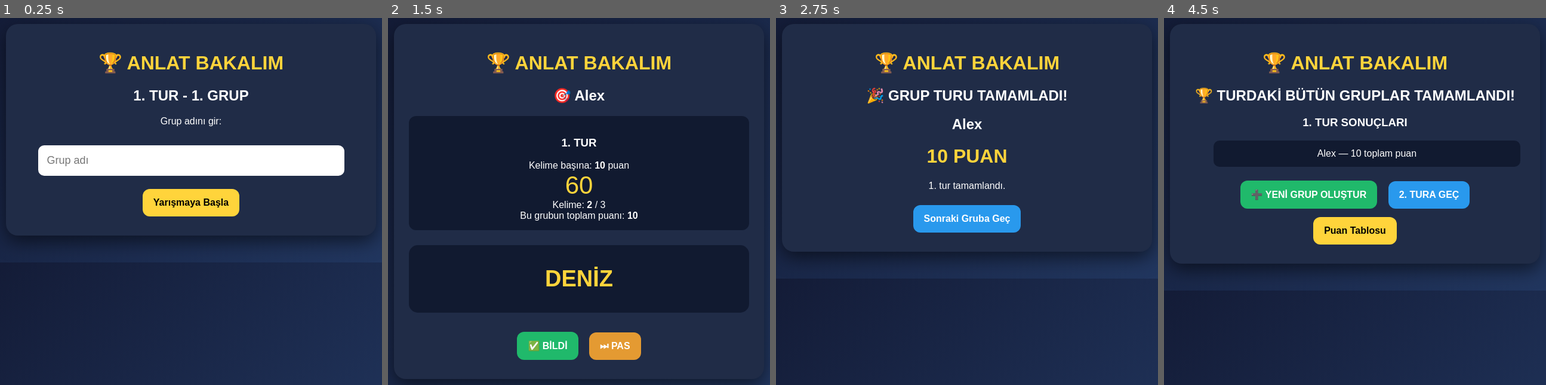
Above: before the commit, frames 1-4 (left to right).
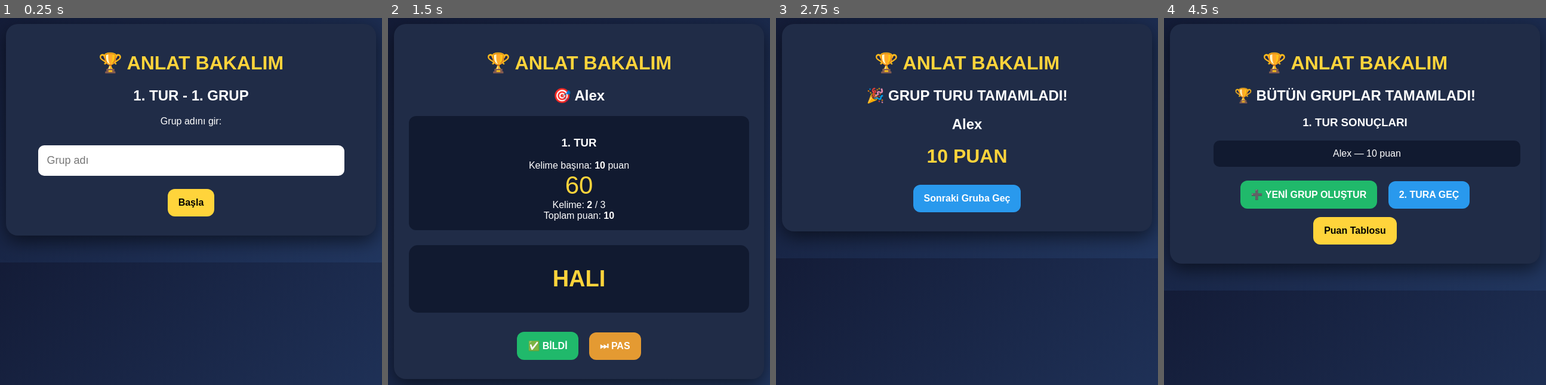
Above: after the commit, the same moments.

Repository: mikailmusabceylan-12/tahmin.oyunu
Page: browser page index.html
The page is run twice, just before and just after one commit, with the same random seed, the same clock (stepped at 60 frames per second) and the same inputs.
Inputs (mouse positions are in pixels of both pictures, inside the frame that each line leads up to):
- Up to frame 1 (0.25 s): no input
- Up to frame 2 (1.5 s): click (579, 161) at 0.27 s; type "Alex" at 0.27 s; click "Yarışmaya Başla" (after the commit: "Başla") at 0.52 s; click "✅ BİLDİ" at 1.27 s
- Up to frame 3 (2.75 s): click "⏭ PAS" at 1.87 s; click "⏭ PAS" at 2.47 s
- Up to frame 4 (4.5 s): click "Sonraki Gruba Geç" at 3.07 s; click "Puan Tablosu" at 3.67 s; click "Geri Dön" at 4.27 s

The runs differ from the first frame. In frame 1, 1.1% of the frame differs, in the area x 37-63%, y 46-55%; in frame 2, 0.8%; in frame 3, 4.4%, in the area x 4-98%, y 44-66%; in frame 4, 1.7%.

Commit message:
yeni sürüm

Diff:
--- a/index.html
+++ b/index.html
@@ -4,7 +4,7 @@
 <head>
 <meta charset="UTF-8">
 <meta name="viewport" content="width=device-width, initial-scale=1">
-<title>Anlat Bakalım Yarışması</title>
+<title>Anlat Bakalım</title>
 <style>
 *{box-sizing:border-box}
 body{
@@ -44,7 +44,6 @@
 .correct{background:#20b96b;color:white}
 .pass{background:#e49a32;color:white}
 .next{background:#2999ed;color:white}
-.danger{background:#d94c4c;color:white}
 li{
  list-style:none;background:#111a30;
  padding:13px;margin:8px;border-radius:10px;
@@ -58,22 +57,21 @@
 
 <div id="start">
 <h2 id="startTitle">1. TUR - 1. GRUP</h2>
-<p id="startDescription">Grup adını gir:</p>
+<p>Grup adını gir:</p>
 <input id="groupName" placeholder="Grup adı">
 <br>
-<button onclick="startGroup()">Yarışmaya Başla</button>
+<button onclick="startGroup()">Başla</button>
 </div>
 
 <div id="game" class="hidden">
 <h2 id="groupTitle"></h2>
 <div class="info">
- <h3 id="roundTitle"></h3>
- Kelime başına: <b id="pointValue"></b> puan
- <div id="timer">60</div>
- Kelime: <b id="wordCount">1</b> / 3
- <br>Bu grubun toplam puanı: <b id="score">0</b>
-</div>
-
+<h3 id="roundTitle"></h3>
+Kelime başına: <b id="pointValue"></b> puan
+<div id="timer">60</div>
+Kelime: <b id="wordCount">1</b> / 3
+<br>Toplam puan: <b id="score">0</b>
+</div>
 <div class="word" id="word"></div>
 <button class="correct" onclick="correct()">✅ BİLDİ</button>
 <button class="pass" onclick="skip()">⏭ PAS</button>
@@ -83,23 +81,15 @@
 <h2>🎉 GRUP TURU TAMAMLADI!</h2>
 <h2 id="resultName"></h2>
 <h1 id="resultScore"></h1>
-<p id="resultMessage"></p>
 <button class="next" onclick="nextGroup()">Sonraki Gruba Geç</button>
 </div>
 
 <div id="roundResult" class="hidden">
-<h2>🏆 TURDAKİ BÜTÜN GRUPLAR TAMAMLANDI!</h2>
+<h2>🏆 BÜTÜN GRUPLAR TAMAMLADI!</h2>
 <h3 id="roundFinished"></h3>
 <ol id="roundList"></ol>
-
-<button onclick="addGroup()" class="correct">
-➕ YENİ GRUP OLUŞTUR
-</button>
-
-<button onclick="nextRound()" class="next" id="nextRoundButton">
-2. TURA GEÇ
-</button>
-
+<button class="correct" onclick="addGroup()">➕ YENİ GRUP OLUŞTUR</button>
+<button class="next" onclick="nextRound()" id="nextRoundButton">2. TURA GEÇ</button>
 <br>
 <button onclick="showRanking()">Puan Tablosu</button>
 </div>
@@ -119,18 +109,49 @@
 </div>
 
 <script>
-const words=[
-"DOLAP","PİRAMİT","BİSİKLET","TELEFON",
-"UÇAK","DOKTOR","FUTBOL","BİLGİSAYAR",
-"OKUL","DENİZ","KAMERA","ROBOT",
-"ASLAN","KÖPEK","GÜNEŞ","AY",
-"TELEVİZYON","KALEM","KÜTÜPHANE",
-"YILDIZ","HELİKOPTER","ÇİKOLATA",
-"ŞEMSİYE","BUZDOLABI","ÖĞRETMEN",
-"ASTRONOT","TREN","GEMİ","KÖPRÜ",
-"FIRIN","SAAT","GÖKKUŞAĞI","AYNA",
-"ŞAPKA","PİYANO","KARPUZ","UÇURTMA",
-"ÇANTA","BULUT","ASANSÖR"
+
+// GENİŞ KELİME HAVUZU
+const words = [
+"AKVARYUM","ASANSÖR","ASTRONOT","AYNA","BALON",
+"BAVUL","BAYKUŞ","BİSİKLET","BİLGİSAYAR","BULUT",
+"BUZDOLABI","CAMBAZ","CÜZDAN","ÇADIR","ÇAPA",
+"ÇİÇEK","ÇİKOLATA","ÇİZGİ FİLM","ÇORAP","DANS",
+"DAVUL","DENİZALTI","DİŞ FIRÇASI","DOLAP","DONDURMA",
+"DÜRÜBÜN","EJDERHA","ELDİVEN","ELEKTRİK","FENER",
+"FIRÇA","FUTBOL","GEMİ","GÖKKUŞAĞI","GÖZLÜK",
+"GÜNEŞ","HALI","HAMAK","HARİTA","HEYKEL",
+"HELİKOPTER","HİNDİSTAN CEVİZİ","İNCİR","İSKAMBİL",
+"JANDARMA","JETON","KAMERA","KANGURU","KARPUZ",
+"KARTAL","KASK","KAYAK","KEMAN","KİLİT",
+"KİTAPLIK","KOVBOY","KÖPRÜ","KÖSTEBEK","KÜTÜPHANE",
+"LAMBA","LUNAPARK","MAKAS","MARANGOZ","MAYMUN",
+"MERDİVEN","MİKROFON","MİKROSKOP","MUM","MÜZİK",
+"NALBUR","NAR","NEŞTER","OKYANUS","ORKİDE",
+"OYUNCAK","ÖRÜMCEK","PALYAÇO","PANDA","PAPATYA",
+"PARAŞÜT","PATEN","PENGUEN","PİRAMİT","PİYANO",
+"POSTACI","RADYO","ROBOT","ROKET","SALINCAK",
+"SANDALYE","SATRANÇ","SİNCAP","SİRK","SÜPÜRGE",
+"ŞEMSİYE","ŞELALE","TABLO","TAHTA","TAKSİ",
+"TAMBUR","TARAK","TELESKOP","TELEVİZYON","TERMOS",
+"TIRTIL","TİMSAH","TREN","TRAKTÖR","TULUM",
+"UÇAK","UÇURTMA","UZAY","ÜTÜ","VETERİNER",
+"VİNÇ","VİYOLONSEL","VOLKAN","YAKIT","YAPBOZ",
+"YEL DEĞİRMENİ","YELKENLİ","YILDIZ","YUNUS",
+"ZAMBAK","ZEBRA","ZİL","ZÜRAFA",
+"ANAHTAR","ARMUT","AYAKKABI","BADEMCİK","BARDAK",
+"BEŞİK","BİLEZİK","BOYUNBAĞI","ÇEKMECE","ÇEKİÇ",
+"ÇAMAŞIR MAKİNESİ","ÇEKİRDEK","ÇINGIRAK","ÇİFTLİK",
+"DÜRÜM","EKMEK","FİL","FİNCAN","FOK BALIGI",
+"GALOŞ","GİTAR","GÜVERCİN","HAMSİ","KAHVE",
+"KALORİFER","KARAVAN","KASAP","KAZAK","KEDİ",
+"KUM SAATİ","KUMBARA","KURBAĞA","KÜREK","LİMON",
+"MANDAL","MANGAL","MASKE","MATKAP","MAYO",
+"MİNDER","MONT","MOTOR","MÜHENDİS","NAL",
+"ODUN","PASTA","PİL","PİPET","PUSULA",
+"RÖNTGEN","SABUN","SAAT","SANDIK","SÜT",
+"ŞAPKA","ŞARJ ALETİ","ŞİŞE","TAVA","TENCERE",
+"TOST MAKİNESİ","TURŞU","VANTİLATÖR","YASTIK",
+"YAY","YEMEK MASASI","YOĞURT","ZIMBA"
 ];
 
 const points=[10,20,30,40,50];
@@ -144,7 +165,27 @@
 let time=60;
 let timer=null;
 let locked=false;
-let currentWords=[];
+
+// Daha önce kullanılan kelimeleri takip eder.
+let usedWords=new Set();
+
+function getNewWords(){
+ let available=words.filter(w=>!usedWords.has(w));
+
+ // Kelime havuzu tükenirse yeni bir havuz başlat.
+ if(available.length<3){
+  usedWords.clear();
+  available=[...words];
+ }
+
+ available.sort(()=>Math.random()-.5);
+
+ let selected=available.slice(0,3);
+
+ selected.forEach(w=>usedWords.add(w));
+
+ return selected;
+}
 
 function startGroup(){
  const name=document.getElementById("groupName").value.trim();
@@ -174,10 +215,7 @@
  document.getElementById("start").classList.remove("hidden");
  document.getElementById("startTitle").textContent=
  (round+1)+". TUR - YENİ GRUP";
- document.getElementById("startDescription").textContent=
- "Bu tura katılacak grubun adını gir:";
  document.getElementById("groupName").value="";
- document.getElementById("groupName").focus();
 }
 
 function startGame(){
@@ -186,19 +224,15 @@
  time=60;
  locked=false;
 
- currentWords=[...words].sort(()=>Math.random()-.5).slice(0,3);
+ currentWords=getNewWords();
 
  document.getElementById("start").classList.add("hidden");
  document.getElementById("groupResult").classList.add("hidden");
  document.getElementById("roundResult").classList.add("hidden");
  document.getElementById("game").classList.remove("hidden");
 
- document.getElementById("groupTitle").textContent=
- "🎯 "+currentGroup.name;
-
- document.getElementById("roundTitle").textContent=
- (round+1)+". TUR";
-
+ document.getElementById("groupTitle").textContent="🎯 "+currentGroup.name;
+ document.getElementById("roundTitle").textContent=(round+1)+". TUR";
  document.getElementById("pointValue").textContent=points[round];
 
  showWord();
@@ -213,7 +247,6 @@
 
 function correct(){
  if(locked)return;
-
  currentGroup.scores[round]+=points[round];
  wordIndex++;
  checkNext();
@@ -235,6 +268,8 @@
 
 function startTimer(){
  clearInterval(timer);
+ document.getElementById("timer").textContent=time;
+
  timer=setInterval(()=>{
   time--;
   document.getElementById("timer").textContent=time;
@@ -251,26 +286,16 @@
 
  document.getElementById("game").classList.add("hidden");
  document.getElementById("groupResult").classList.remove("hidden");
-
  document.getElementById("resultName").textContent=currentGroup.name;
- document.getElementById("resultScore").textContent=
- getTotal(currentGroup)+" PUAN";
-
- document.getElementById("resultMessage").textContent=
- (round+1)+". tur tamamlandı.";
+ document.getElementById("resultScore").textContent=getTotal(currentGroup)+" PUAN";
 }
 
 function nextGroup(){
  document.getElementById("groupResult").classList.add("hidden");
-
  groupIndex++;
 
  if(groupIndex<groups.length){
-  if(groups[groupIndex].completed[round]){
-   showRoundResult();
-  }else{
-   startGame();
-  }
+  startGame();
  }else{
   showRoundResult();
  }
@@ -278,26 +303,22 @@
 
 function showRoundResult(){
  document.getElementById("roundResult").classList.remove("hidden");
- document.getElementById("roundFinished").textContent=
- (round+1)+". TUR SONUÇLARI";
+ document.getElementById("roundFinished").textContent=(round+1)+". TUR SONUÇLARI";
 
  const list=document.getElementById("roundList");
  list.innerHTML="";
 
  groups.forEach(g=>{
   const li=document.createElement("li");
-  li.textContent=g.name+" — "+getTotal(g)+" toplam puan";
+  li.textContent=g.name+" — "+getTotal(g)+" puan";
   list.appendChild(li);
  });
 
  document.getElementById("nextRoundButton").textContent=
- round===totalRounds-1?"YARIŞMAYI BİTİR":
- (round+2)+". TURA GEÇ";
+ round===totalRounds-1?"YARIŞMAYI BİTİR":(round+2)+". TURA GEÇ";
 }
 
 function nextRound(){
- if(groups.length===0)return;
-
  if(round===totalRounds-1){
   finishCompetition();
   return;
@@ -305,12 +326,8 @@
 
  round++;
  groupIndex=0;
-
- document.getElementById("roundResult").classList.add("hidden");
-
- if(groups.length>0){
-  startGame();
- }
+ document.getElementById("roundResult").classList.add("hidden");
+ startGame();
 }
 
 function getTotal(g){
@@ -343,8 +360,7 @@
 
  const sorted=[...groups].sort((a,b)=>getTotal(b)-getTotal(a));
 
- document.getElementById("winner").textContent=
- "🥇 ŞAMPİYON: "+sorted[0].name;
+ document.getElementById("winner").textContent="🥇 ŞAMPİYON: "+sorted[0].name;
 
  const list=document.getElementById("finalList");
  list.innerHTML="";
